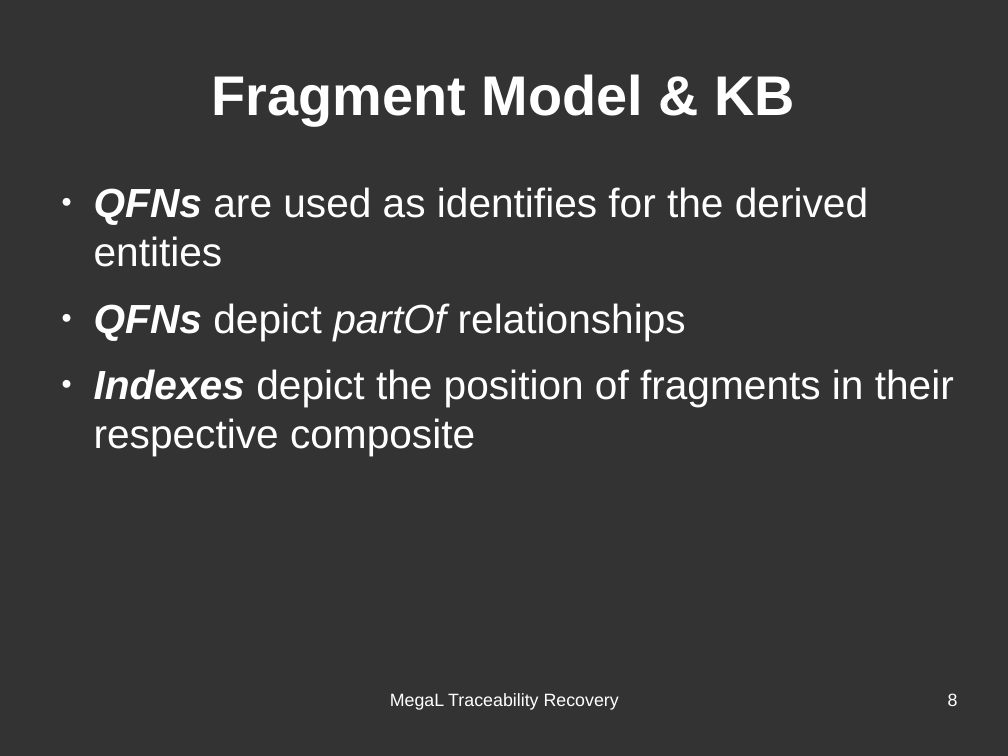
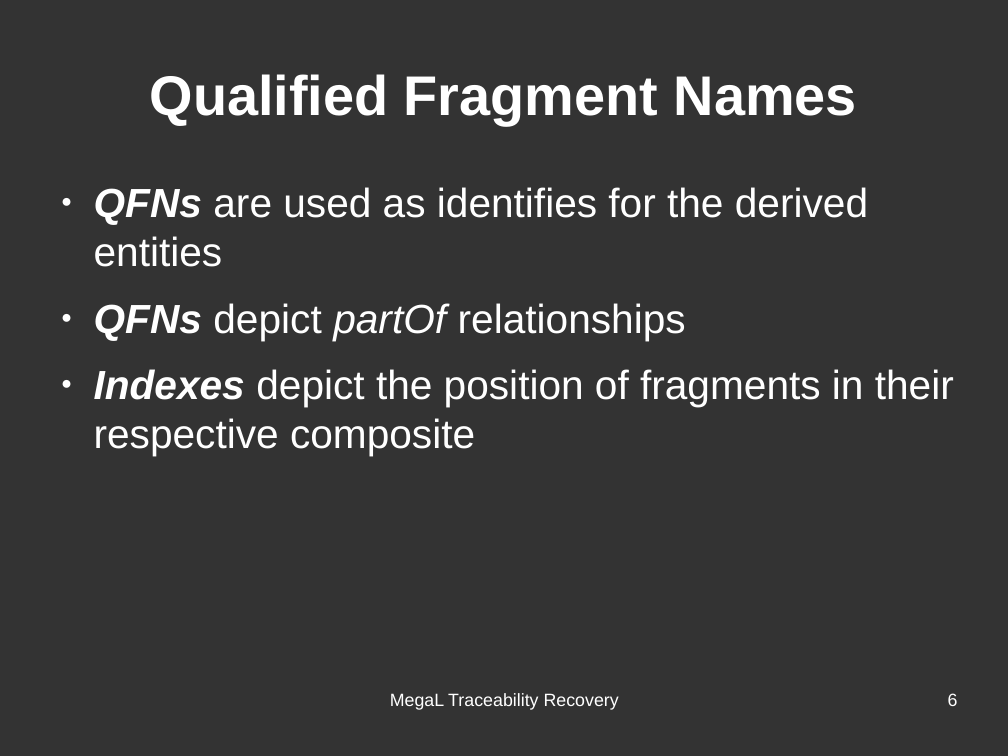
Before and after one commit to hayasam/megal-tr, a slide deck: slide 6 of slides/meeting-2016-06-28/meeting-2016-06-28.odp (slide 8 before the commit). Drawn at 1008x756 pixels with LibreOffice and Linux fonts; fonts in the diff are those of the drawing. Boxes give left, top, right and bottom in pixels: in the first picture for what was removed or moved away, otherwise in the second. Text is boxed around its words. In the diff, an @@ line names an element or a change of style, - is before the commit and + after.

```diff
--- a/slides/meeting-2016-06-28/meeting-2016-06-28.odp
+++ b/slides/meeting-2016-06-28/meeting-2016-06-28.odp
@@ title at (150, 74, 857, 125): text changed @@
-Fragment Model & KB
+Qualified Fragment Names
@@ page number at (948, 693, 958, 706): text changed @@
-8
+6
```
Also in this commit, not shown: 10 other slides changed, 5 slides added, 5 slides removed, 1 other file.
